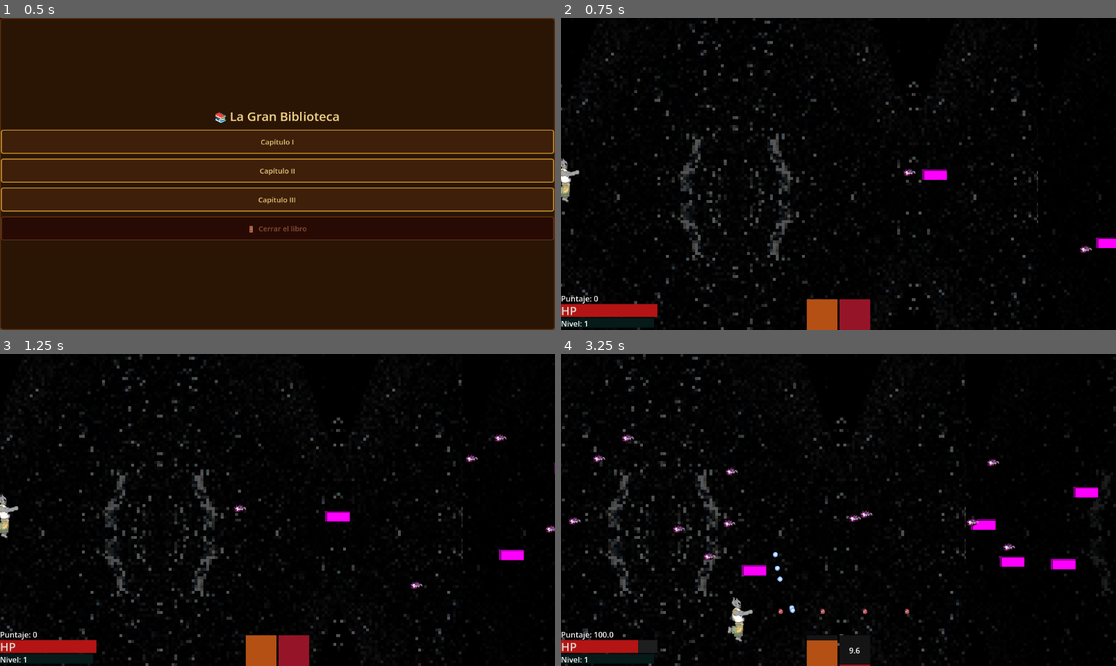
Above: before the commit, frames 1-4 (two rows, left to right).
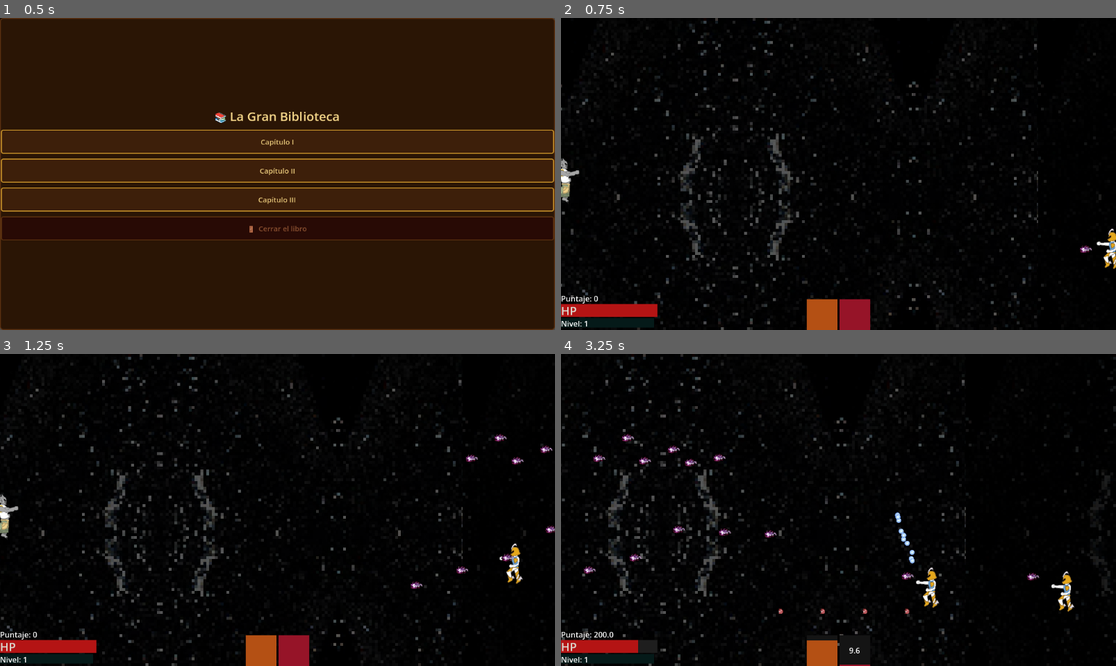
Above: after the commit, the same moments.

Repository: wfeboSKL/tales-for-the-asleep
Game: Godot game, scene res://scenes/Menu/Mewou.tscn
Same seed, same stepped clock (60 frames per second), same inputs: the game is played once before the commit and once after it.
Inputs:
- Up to frame 1 (0.5 s): no input
- Up to frame 2 (0.75 s): click "Capítulo I" at 0.5 s
- Up to frame 3 (1.25 s): no input
- Up to frame 4 (3.25 s): tap Enter at 1.25 s; hold D (move_right) 1.28-2.03 s; hold K (shoot) 1.28-2.03 s; tap Space at 1.52, 2.27 s; hold S (move_down) 2.03-2.78 s; tap Shift (focus) at 2.1 s; tap K (shoot) at 2.3 s; hold D (move_right) from 2.78 s (still down); hold K (shoot) from 2.78 s (still down); tap J (melee) at 2.85 s

Frame 1 is identical in both runs. In frame 2, 0.4% of the frame differs, in the area x 61-100%, y 48-81%; in frame 3, 0.6%; in frame 4, 2.4%, in the area x 1-97%, y 25-93%.

Commit message:
Sistema de ráfagas para enemy_basic y fix de 'call_deffered' en el debugger, relacionado con los orbes | Trabajado en PC_FEBO

Diff:
--- a/scenes/demolevel/enemy_spawner.gd
+++ b/scenes/demolevel/enemy_spawner.gd
@@ -2,12 +2,12 @@
 #Se extiende al nodo
 extends Node
 #Se precarga los enemigos
-const ENEMY = preload("res://scenes/enemies/enemy.tscn")
+const ENEMY = preload("res://scenes/enemies/enemy_basic.tscn")
 const ENEMYPATTERN = preload("res://scenes/enemies/enemy_pattern.tscn")
 #Variable que funciona como cooldown
 var spawn_timer = 0.0
 #Le dice al timer a qué número tendrá que reiniciarse una vez llegue a 0
-var spawn_interval = 2.0
+var spawn_interval = randi_range(2.5,5)
 #Traer los diálogos al nivel
 var dialogue_box = null
 
@@ -24,6 +24,7 @@
 		3:
 			#Horda 3: jefe (por ahora igual que básico)
 			spawn_basic_enemy()
+			spawn_pattern_enemy()
 
 #-- DIVERSOS PROCESOS --
 func _process(delta: float) -> void:
--- a/scenes/demolevel/level.tscn
+++ b/scenes/demolevel/level.tscn
@@ -3,7 +3,6 @@
 [ext_resource type="Script" uid="uid://vv3otjijyyfi" path="res://scenes/demolevel/level.gd" id="1_d2nb1"]
 [ext_resource type="PackedScene" uid="uid://ktbnnh8fwh58" path="res://scenes/player/player.tscn" id="1_kcedh"]
 [ext_resource type="Texture2D" uid="uid://c7wp6ksf78dhe" path="res://Sprites/background/image.jpg" id="2_6k8mo"]
-[ext_resource type="PackedScene" uid="uid://biqtee13nxlpm" path="res://scenes/enemies/enemy.tscn" id="2_g3hpl"]
 [ext_resource type="Script" uid="uid://bcbddn7bdv641" path="res://scenes/demolevel/enemy_spawner.gd" id="3_d2nb1"]
 [ext_resource type="Texture2D" uid="uid://io51jwt07241" path="res://Sprites/background/ev1JYAAAABklEQVQDAPpSbo1Y9t7HAAAAAElFTkSuQmCC.png" id="3_vsapc"]
 [ext_resource type="Script" uid="uid://ckyrnlkddffwu" path="res://scenes/demolevel/hud.gd" id="5_ul7rm"]
@@ -79,12 +78,6 @@
 [node name="Player" parent="." unique_id=480144190 instance=ExtResource("1_kcedh")]
 position = Vector2(0, 320)
 collision_mask = 8
-
-[node name="Enemy" parent="." unique_id=2113979197 groups=["Enemy"] instance=ExtResource("2_g3hpl")]
-position = Vector2(800, 320)
-collision_layer = 2
-collision_mask = 4
-up_direction = Vector2(1, -1.2500001e-06)
 
 [node name="HUD" type="CanvasLayer" parent="." unique_id=88502834]
 script = ExtResource("5_ul7rm")
--- a/scenes/enemies/enemy.tscn
+++ /dev/null
@@ -1,19 +0,0 @@
-[gd_scene format=3 uid="uid://biqtee13nxlpm"]
-
-[ext_resource type="Script" uid="uid://uw6y6ldd64lj" path="res://scenes/enemies/enemy_basic.gd" id="1_7p1mj"]
-
-[sub_resource type="RectangleShape2D" id="RectangleShape2D_7p1mj"]
-size = Vector2(52, 20)
-
-[sub_resource type="PlaceholderTexture2D" id="PlaceholderTexture2D_7p1mj"]
-size = Vector2(32, 22)
-
-[node name="Enemy" type="CharacterBody2D" unique_id=2113979197]
-script = ExtResource("1_7p1mj")
-
-[node name="CollisionShape2D" type="CollisionShape2D" parent="." unique_id=1491600531]
-shape = SubResource("RectangleShape2D_7p1mj")
-
-[node name="Sprite2D" type="Sprite2D" parent="." unique_id=2032637449]
-scale = Vector2(1.637, 1)
-texture = SubResource("PlaceholderTexture2D_7p1mj")
--- a/scenes/enemies/enemy_basic.gd
+++ b/scenes/enemies/enemy_basic.gd
@@ -4,6 +4,8 @@
 #Se define su velocidad
 const SPEED = 150.0
 const SPEED_Y = 100.0
+const BURST_SIZE = 3
+var bullets_in_burst = 0
 
 #Cambios en la dirección del enemigo, un número entre aleatorio -30 y 30
 var y_offset = randf_range(-90, 90)
@@ -27,14 +29,19 @@
 	shoot_cooldown -= delta
 	#Si el cooldown es menor o igual a 0
 	if shoot_cooldown <= 0:
-		#La variable bala crea (o instancia) la escena ENEMY_BULLET
+		# Se dispara una bala
 		var enemy_bullet = ENEMY_BULLET.instantiate()
-		#La bala iniciará a partir de la posición del enemigo
 		enemy_bullet.position = position
-		#Se crea la bala como un nodo hijo del enemigo
 		get_parent().add_child(enemy_bullet)
-		#Se reestablece el cooldown aleatoriamente entre 0.9 y 1.7
-		shoot_cooldown = randf_range(0.9,1.7)
+		# Se suma una bala disparada a la ráfaga actual
+		bullets_in_burst += 1
+		if bullets_in_burst < BURST_SIZE:
+			# Todavía faltan balas en esta ráfaga, cooldown corto
+			shoot_cooldown = 0.3
+		else:
+			# Se completó la ráfaga, cooldown largo y se reinicia el contador
+			shoot_cooldown = randf_range(1.5, 2.3)
+			bullets_in_burst = 0
 
 	#-- EFECTOS VISUALES --
 	update_damage_blink(delta)
@@ -47,6 +54,6 @@
 	for i in count:
 		var xp_orb = XP_ORB.instantiate()
 		xp_orb.position = position
-		get_parent().add_child(xp_orb)
+		get_parent().call_deferred("add_child", xp_orb)
 		#Se actualiza el puntaje y la cantidad de kills
 	GameData.score += 100.0
--- /dev/null
+++ b/scenes/enemies/enemy_basic.tscn
@@ -0,0 +1,19 @@
+[gd_scene format=3 uid="uid://biqtee13nxlpm"]
+
+[ext_resource type="Script" uid="uid://uw6y6ldd64lj" path="res://scenes/enemies/enemy_basic.gd" id="1_haaaj"]
+[ext_resource type="Texture2D" uid="uid://dmnymyyj1oo11" path="res://Sprites/image.png" id="2_rgfb6"]
+
+[sub_resource type="RectangleShape2D" id="RectangleShape2D_7p1mj"]
+size = Vector2(37, 83)
+
+[node name="Enemy" type="CharacterBody2D" unique_id=2113979197]
+script = ExtResource("1_haaaj")
+
+[node name="CollisionShape2D" type="CollisionShape2D" parent="." unique_id=1491600531]
+position = Vector2(5, 13)
+shape = SubResource("RectangleShape2D_7p1mj")
+
+[node name="Sprite2D" type="Sprite2D" parent="." unique_id=2032637449]
+position = Vector2(1.4210855e-14, 12.000002)
+scale = Vector2(0.81, 0.81)
+texture = ExtResource("2_rgfb6")
--- a/scenes/enemies/enemy_pattern.gd
+++ b/scenes/enemies/enemy_pattern.gd
@@ -15,7 +15,6 @@
 @export var frequency: float = 5.0
 #Se define su movimiento en y
 @export var amplitude: float = 150.0
-
 
 #-- ESTABLECER FUNCIONES DE PATRONES DE DISPARO --
 func shoot_pattern():
@@ -64,7 +63,7 @@
 	for i in count:
 		var xp_orb = XP_ORB.instantiate()
 		xp_orb.position = position
-		get_parent().add_child(xp_orb)
+		get_parent().call_deferred("add_child", xp_orb)
 		#Se suma 175 al puntaje
 	GameData.score += 175.0
 
--- a/scenes/particles/xp_orb.gd
+++ b/scenes/particles/xp_orb.gd
@@ -35,11 +35,9 @@
 		explosion_strength = move_toward(explosion_strength, 0.0, delta * 2.0)
 		# El objetivo combina la posición del jugador con el offset de explosión
 		var target = player.position + (explosion_direction * 40 * explosion_strength)
-
 		# Si está muy cerca del jugador, acelera para entrar derecho sin orbitar
 		var distance = position.distance_to(player.position)
 		var current_speed = SPEED_CLOSE if distance < 60 else SPEED
-
 		position = position.move_toward(target, current_speed * delta)
 
 func _on_body_entered(body):
Binary file added: Sprites/image.png
Not shown, added: Sprites/image.png.import
